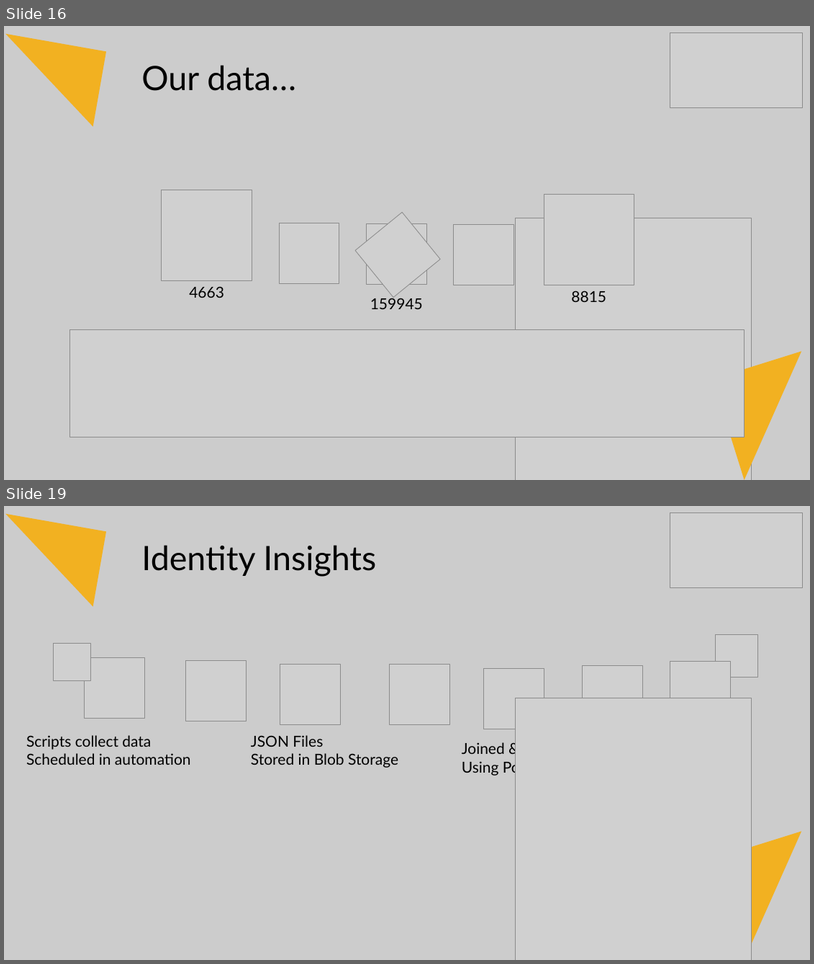
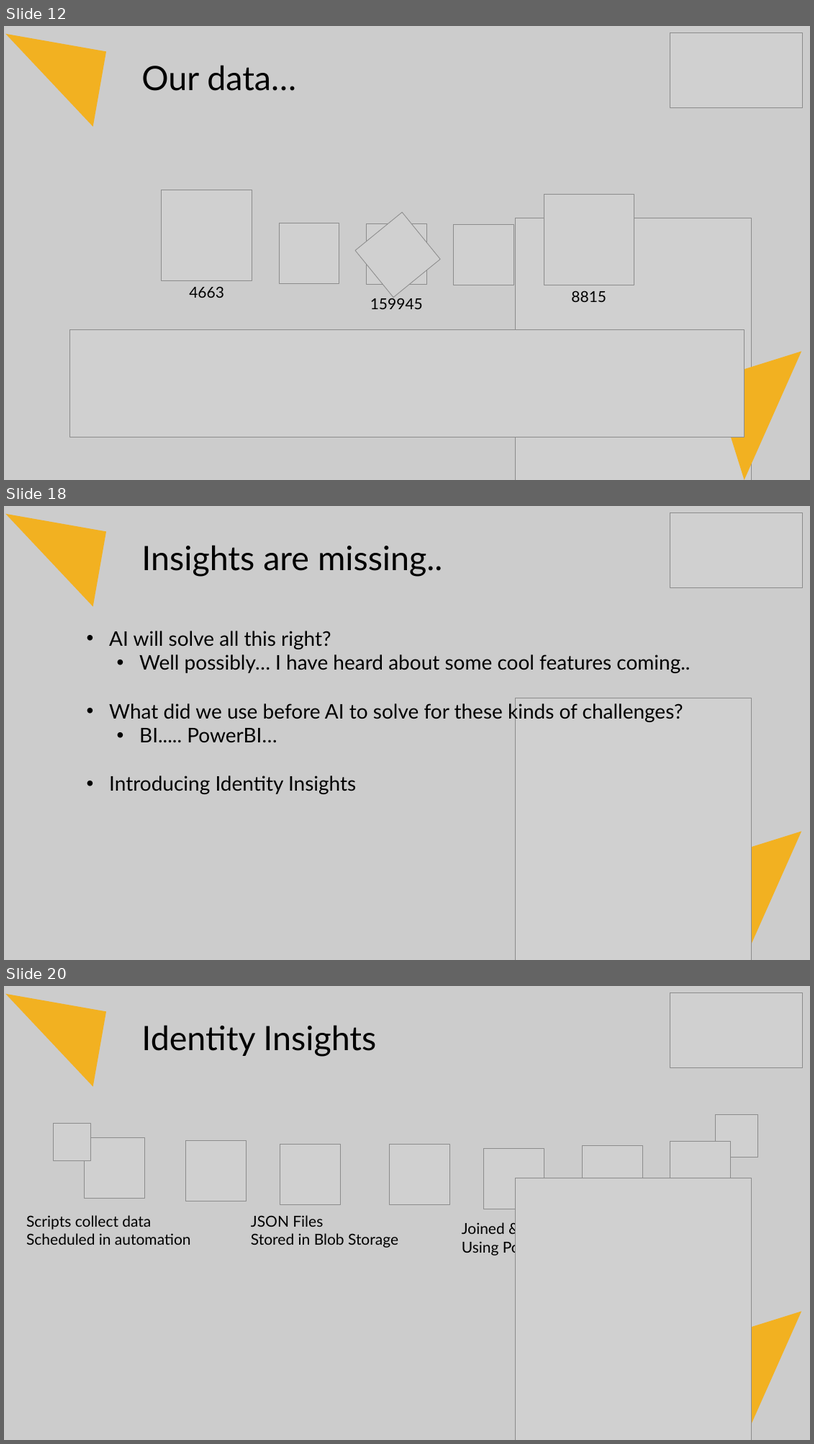
Before and after one commit to Fortigi/IdentityInsights, a slide deck: Presentation/Identity Insights.pptx. Shown one above the other, each under a label of ours: slides 16 and 19 before the commit, slides 12, 18 and 20 after it; the slides between them are not shown. The pictures are 814x964 and 814x1444 pixels, drawn with LibreOffice and Linux fonts; fonts in the diff are those of the drawing; grey boxes stand for pictures. Boxes give left, top, right and bottom in pixels: in the first picture for what was removed or moved away, otherwise in the second. Text is boxed around its words. In the diff, an @@ line names an element or a change of style, - is before the commit and + after.

```diff
--- a/Presentation/Identity Insights.pptx
+++ b/Presentation/Identity Insights.pptx
@@ slide 18 added at box(4, 506, 810, 960), background #CCCCCC @@
@@ right triangle added at box(4, 514, 106, 607), fill #F2B121 @@
@@ picture added at box(671, 512, 803, 587) @@
@@ text added at box(142, 545, 442, 577), 40 pt, text #000000 @@
+Insights are missing..
@@ text added at box(109, 631, 690, 794), 24 pt, text #000000 @@
+• AI will solve all this right?
+  • Well possibly… I have heard about some cool features coming..
+• What did we use before AI to solve for these kinds of challenges?
+  • BI..... PowerBI…
+• Introducing Identity Insights
@@ picture added at box(516, 698, 751, 960) @@
@@ right triangle added at box(713, 831, 810, 960), fill #F2B121 @@
@@ what was slide 16 is now slide 12 @@
@@ what was slide 19 is now slide 20 @@
```
Also in this commit, not shown: 15 slides changed, 15 other slides added, 2 slides removed.
